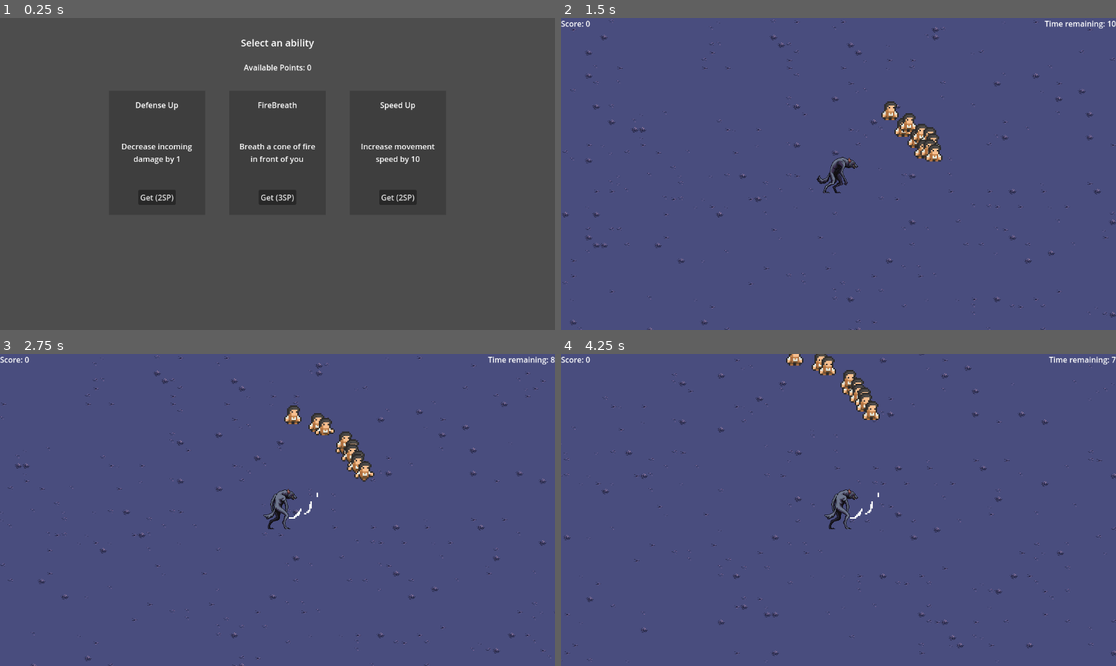
Above: before the commit, frames 1-4 (two rows, left to right).
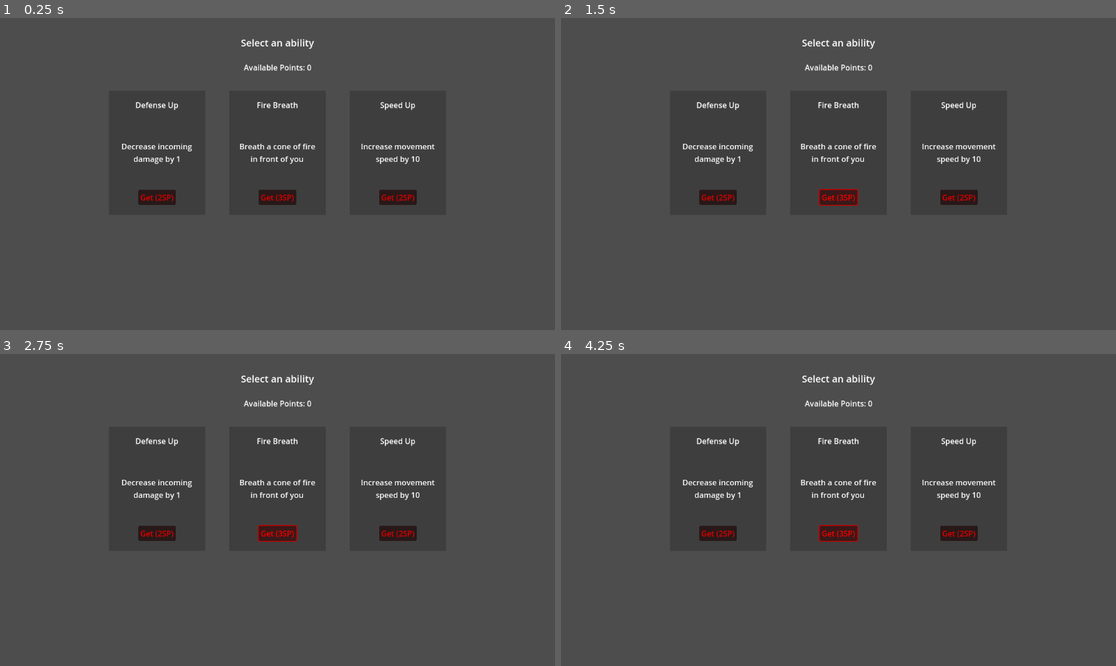
Above: after the commit, the same moments.

Repository: zhang-edward/folk-monster-game
Game: Godot game, scene res://scenes/PowerUpSelect.tscn
The game is run twice, just before and just after one commit, with the same random seed, the same clock (stepped at 60 frames per second) and the same inputs. This scene is started directly instead of the project's main scene.
Inputs (mouse positions are in pixels of both pictures, inside the frame that each line leads up to):
- Up to frame 1 (0.25 s): no input
- Up to frame 2 (1.5 s): click "Get (2SP)" at 0.5 s; click (838, 195) at 1.25 s, where only the run after the commit has a clickable "Get (3SP)"
- Up to frame 3 (2.75 s): hold D (move_right) from 2.03 s (still down); tap Space (attack) at 2.1 s
- Up to frame 4 (4.25 s): release D (move_right) at 2.78 s; hold S (move_down) 2.78-3.53 s; tap Space (attack) at 2.85, 3.6 s; hold D (move_right) from 3.53 s (still down)

The runs differ from the first frame. In frame 1, 0.3% of the frame differs, in the area x 25-75%, y 26-60%; in frame 2, 99%; in frame 3, 99%; in frame 4, 100%, in the area x 0-100%, y 0-100%.

Commit message:
subtract from player score, update cost based on upgrade level

Diff:
--- a/prefabs/Player.tscn
+++ b/prefabs/Player.tscn
@@ -7,6 +7,9 @@
 [ext_resource type="Script" path="res://scripts/fsm/StateMachine.gd" id="5_2s8mp"]
 [ext_resource type="Script" path="res://scripts/fsm/MoveState.gd" id="6_687w4"]
 [ext_resource type="Script" path="res://scripts/fsm/MeleeAttackState.gd" id="7_teqfg"]
+[ext_resource type="Script" path="res://scripts/fsm/AcidSpitAttack.gd" id="8_wo514"]
+[ext_resource type="Script" path="res://scripts/fsm/FireBreathAttack.gd" id="9_4ds65"]
+[ext_resource type="Script" path="res://scripts/fsm/Lunge.gd" id="10_da2xk"]
 
 [sub_resource type="AtlasTexture" id="AtlasTexture_qxc2s"]
 atlas = ExtResource("2_1xsve")
@@ -225,3 +228,12 @@
 
 [node name="MeleeAttack" type="Node" parent="StateMachine"]
 script = ExtResource("7_teqfg")
+
+[node name="AcidSpitAttack" type="Node" parent="StateMachine"]
+script = ExtResource("8_wo514")
+
+[node name="FireBreathAttack" type="Node" parent="StateMachine"]
+script = ExtResource("9_4ds65")
+
+[node name="Lunge" type="Node" parent="StateMachine"]
+script = ExtResource("10_da2xk")
--- a/scenes/PowerUpSelect.tscn
+++ b/scenes/PowerUpSelect.tscn
@@ -70,6 +70,7 @@
 offset_bottom = 44.0
 grow_horizontal = 2
 text = "Power Up"
+horizontal_alignment = 1
 
 [node name="SelectButton" type="Button" parent="CanvasLayer/Control/HBoxContainer/PowerUp"]
 layout_mode = 1
@@ -179,6 +180,7 @@
 offset_bottom = 44.0
 grow_horizontal = 2
 text = "Power Up"
+horizontal_alignment = 1
 
 [node name="SelectButton" type="Button" parent="CanvasLayer/Control/HBoxContainer/PowerUp3"]
 layout_mode = 1
@@ -216,6 +218,6 @@
 horizontal_alignment = 1
 autowrap_mode = 2
 
-[connection signal="pressed" from="CanvasLayer/Control/HBoxContainer/PowerUp/SelectButton" to="." method="_on_button_pressed"]
-[connection signal="pressed" from="CanvasLayer/Control/HBoxContainer/PowerUp2/SelectButton" to="." method="_on_button_pressed"]
-[connection signal="pressed" from="CanvasLayer/Control/HBoxContainer/PowerUp3/SelectButton" to="." method="_on_button_pressed"]
+[connection signal="pressed" from="CanvasLayer/Control/HBoxContainer/PowerUp/SelectButton" to="CanvasLayer/Control/HBoxContainer/PowerUp" method="select_powerup"]
+[connection signal="pressed" from="CanvasLayer/Control/HBoxContainer/PowerUp2/SelectButton" to="CanvasLayer/Control/HBoxContainer/PowerUp2" method="select_powerup"]
+[connection signal="pressed" from="CanvasLayer/Control/HBoxContainer/PowerUp3/SelectButton" to="CanvasLayer/Control/HBoxContainer/PowerUp3" method="select_powerup"]
--- a/scripts/PowerUpBox.gd
+++ b/scripts/PowerUpBox.gd
@@ -1,13 +1,37 @@
 class_name PowerUpBox
 extends ColorRect
 
+@onready var _player_variables := get_node("/root/PlayerVariables") as PlayerVariables
 @onready var powerup_name_label: Label = $Name
 @onready var select_button: Button = $SelectButton
 @onready var powerup_description_label: Label = $MarginContainer/Description
-@onready var _player_variables := get_node("/root/PlayerVariables") as PlayerVariables
+@onready var power_up_select = $"../../../.." as PowerUpSelect
+
+var power_up = null
+var power_up_cost = 0
+
+const ABILITY_TYPES = [
+	PlayerVariables.PowerUpTypes.AcidSpit,
+	PlayerVariables.PowerUpTypes.FireBreath,
+	PlayerVariables.PowerUpTypes.Lunge,
+]
 
 func init_powerup(power_up) -> void:
+	self.power_up = power_up
 	powerup_name_label.text = power_up.name
 	powerup_description_label.text = power_up.description
 	var curr_powerup_level: int = _player_variables.player_powerup_levels[power_up.type]
-	select_button.text = "Get (" + str(power_up.cost * pow(2, curr_powerup_level)) + "SP)"
+	power_up_cost = power_up.cost * pow(2, curr_powerup_level)
+	if power_up_cost <= _player_variables.player_score:
+		select_button.modulate = Color(1, 0, 0)
+	else:
+		select_button.modulate = Color(1, 0, 0)
+	select_button.text = "Get (" + str(power_up_cost) + "SP)"
+
+func select_powerup():
+	if power_up_cost <= _player_variables.player_score:
+		_player_variables.score -= power_up_cost
+		power_up_select.on_select_powerup(power_up)
+
+func is_ability_upgrade(powerup_name) -> void:
+	pass
--- a/scripts/PowerUpSelect.gd
+++ b/scripts/PowerUpSelect.gd
@@ -29,21 +29,24 @@
 		"cost": 2
 	},
 	{
-		"name": "AcidSpit",
+		"name": "Acid Spit",
 		"type": PlayerVariables.PowerUpTypes.AcidSpit,
-		"description": "Launch a fireball forward",
+		"description": "Launch an acid ball forward",
+		"upgradeDescription": "Launch 1 more acid",
 		"cost": 3
 	},
 	{
 		"name": "Lunge",
 		"type": PlayerVariables.PowerUpTypes.Lunge,
 		"description": "Charge forward rapidly",
+		"upgradeDescription": "Lunge further",
 		"cost": 3
 	},
 	{
-		"name": "FireBreath",
+		"name": "Fire Breath",
 		"type": PlayerVariables.PowerUpTypes.FireBreath,
 		"description": "Breath a cone of fire in front of you",
+		"upgradeDescription": "Impact a wider area of effect",
 		"cost": 3
 	}
 ]
@@ -58,5 +61,10 @@
 		var power_up_box = power_up_boxes[i]
 		power_up_box.init_powerup(power_up)
 
+func on_select_powerup(power_up):
+	_player_variables.player_powerup_levels[power_up.type] += 1
+	get_tree().change_scene_to_file("res://scenes/main.tscn")
+
+
 func _on_button_pressed():
-	get_tree().change_scene_to_file("res://scenes/main.tscn")
+	pass # Replace with function body.
--- /dev/null
+++ b/scripts/fsm/AcidSpitAttack.gd
@@ -0,0 +1,12 @@
+class_name AcidSpitAttack
+extends State
+
+
+# Called when the node enters the scene tree for the first time.
+func _ready():
+	pass # Replace with function body.
+
+
+# Called every frame. 'delta' is the elapsed time since the previous frame.
+func _process(delta):
+	pass
--- /dev/null
+++ b/scripts/fsm/FireBreathAttack.gd
@@ -0,0 +1,12 @@
+class_name FireBreathAttack
+extends State
+
+
+# Called when the node enters the scene tree for the first time.
+func _ready():
+	pass # Replace with function body.
+
+
+# Called every frame. 'delta' is the elapsed time since the previous frame.
+func _process(delta):
+	pass
--- /dev/null
+++ b/scripts/fsm/Lunge.gd
@@ -0,0 +1,12 @@
+class_name Lunge
+extends State
+
+
+# Called when the node enters the scene tree for the first time.
+func _ready():
+	pass # Replace with function body.
+
+
+# Called every frame. 'delta' is the elapsed time since the previous frame.
+func _process(delta):
+	pass
Not shown: 1 places in prefabs/Player.tscn that only renumber resources
